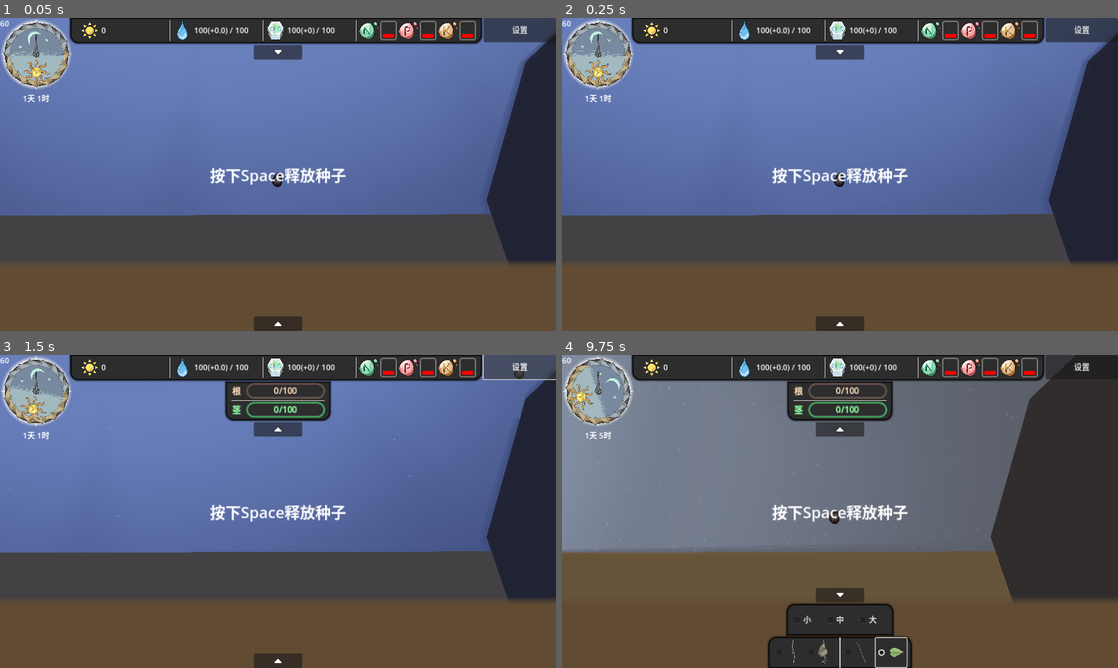
Above: before the commit, frames 1-4 (two rows, left to right).
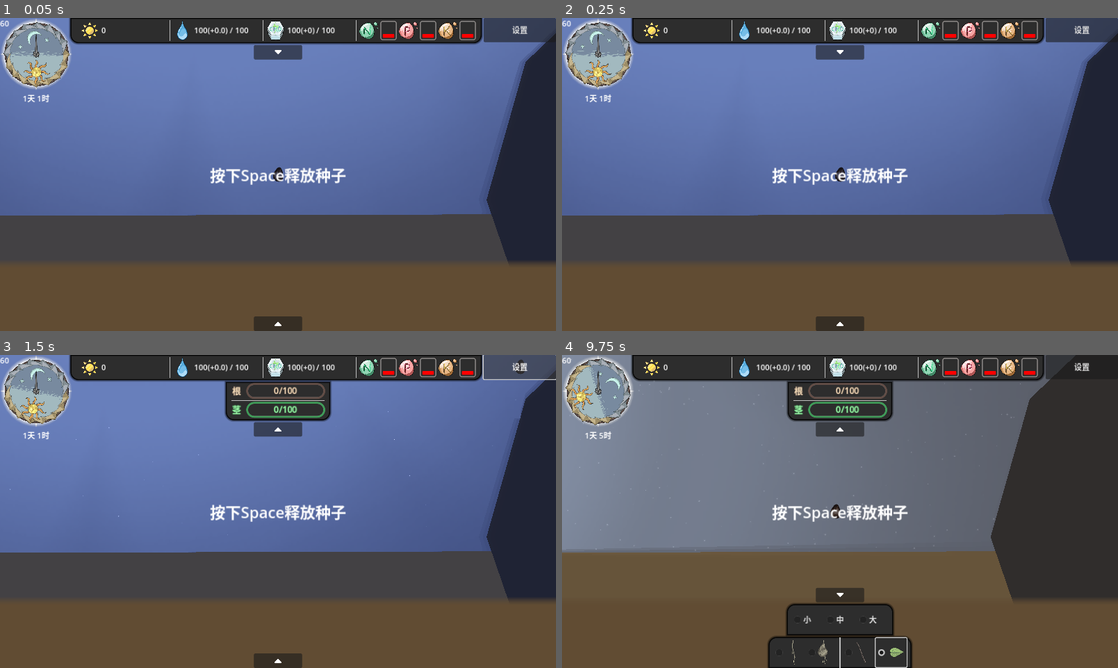
Above: after the commit, the same moments.

Repository: DeanNevan/RootsOfLife
Game: Godot game, scene res://src/main/MainGame/MainGame.tscn
Same seed, same stepped clock (60 frames per second), same inputs: the game is played once before the commit and once after it. The engine's default icon, where the game draws it, is replaced by a stand-in: a white triangle on a blue panel in a dark square.
Inputs (mouse positions are in pixels of both pictures, inside the frame that each line leads up to):
- Up to frame 1 (0.05 s): no input
- Up to frame 2 (0.25 s): no input
- Up to frame 3 (1.5 s): click (278, 389) at 0.5 s; click "设置" at 1.25 s
- Up to frame 4 (9.75 s): click (840, 661) at 2 s; click (789, 652) at 2.75 s; click (823, 652) at 3.5 s; click "小" at 4.25 s; click "中" at 5 s; click "大" at 5.75 s; click (856, 652) at 6.5 s; click (890, 652) at 7.25 s; tap Enter at 8 s; drag from (840, 511) to (890, 652) at 8.02 s; drag from (840, 511) to (890, 652) at 8.77 s; move the mouse to (840, 511) at 9.52 s; hold D (view_right) from 9.53 s (still down); tap Q at 9.6 s; click (840, 511) at 9.67 s

The runs differ from the first frame. In frame 1, less than 0.1% of the frame differs, in the area x 48-51%, y 47-54%; in frame 2, less than 0.1%; in frame 3, less than 0.1%; in frame 4, less than 0.1%, in the area x 48-50%, y 47-54%.

Commit message:
修复种子的一些东西

Diff:
--- a/src/main/MainGame/MainGame.gd
+++ b/src/main/MainGame/MainGame.gd
@@ -49,6 +49,9 @@
 	pass
 
 func start_seed():
+	_Seed.rotation = 0
+	_Seed.linear_velocity = Vector2()
+	_Seed.angular_velocity = 0
 	_Seed.start()
 	is_seeding = true
 	_LabelSeed.show()
--- a/src/main/MainGame/MainGameUI/ContainerSunlight/ContainerSunlight.gd
+++ b/src/main/MainGame/MainGameUI/ContainerSunlight/ContainerSunlight.gd
@@ -20,7 +20,7 @@
 	GUI._FloatWindow.activate(
 		self,
 		"光照等级",
-		"-无法储存\n-影响光合作用速率\n-你的叶子与日光接触面积越大，光照越强"
+		"-无法储存\n-影响光合作用速率\n-你的叶子与日光(月光也会提供少量光照)接触面积越大，光照越强"
 	)
 	pass # Replace with function body.
 
--- a/src/main/MainGame/Seed/Seed.tscn
+++ b/src/main/MainGame/Seed/Seed.tscn
@@ -14,7 +14,6 @@
 script = ExtResource("1_viyfa")
 
 [node name="Sprite2D" type="Sprite2D" parent="."]
-position = Vector2(-2, 11)
 scale = Vector2(0.25, 0.25)
 texture = ExtResource("2_ap2lw")
 
